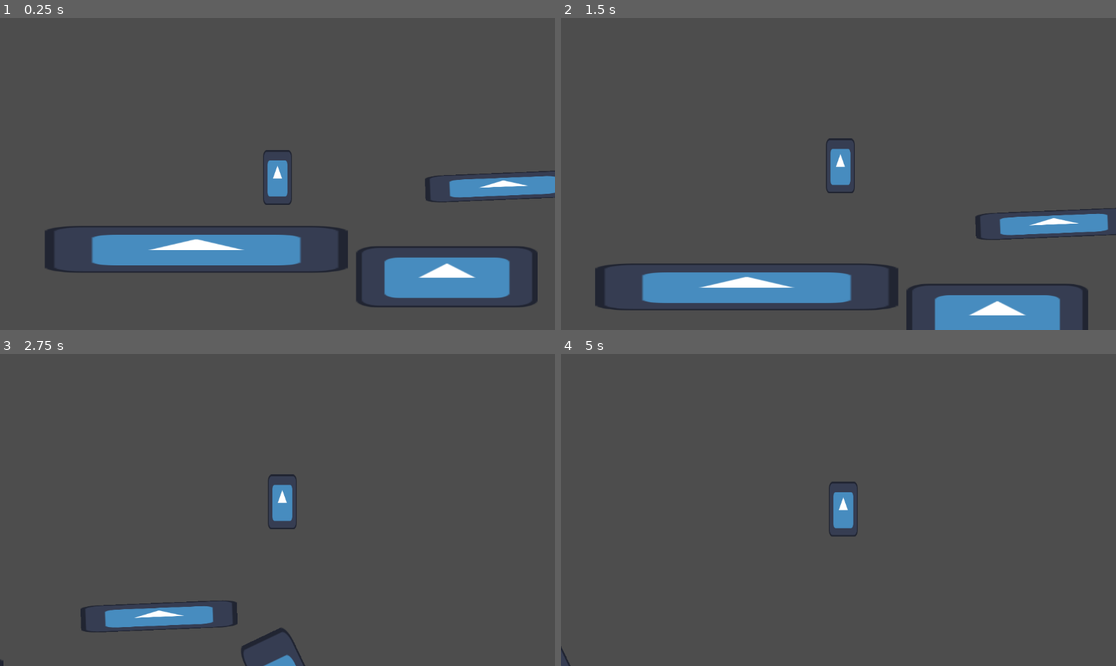
Above: before the commit, frames 1-4 (two rows, left to right).
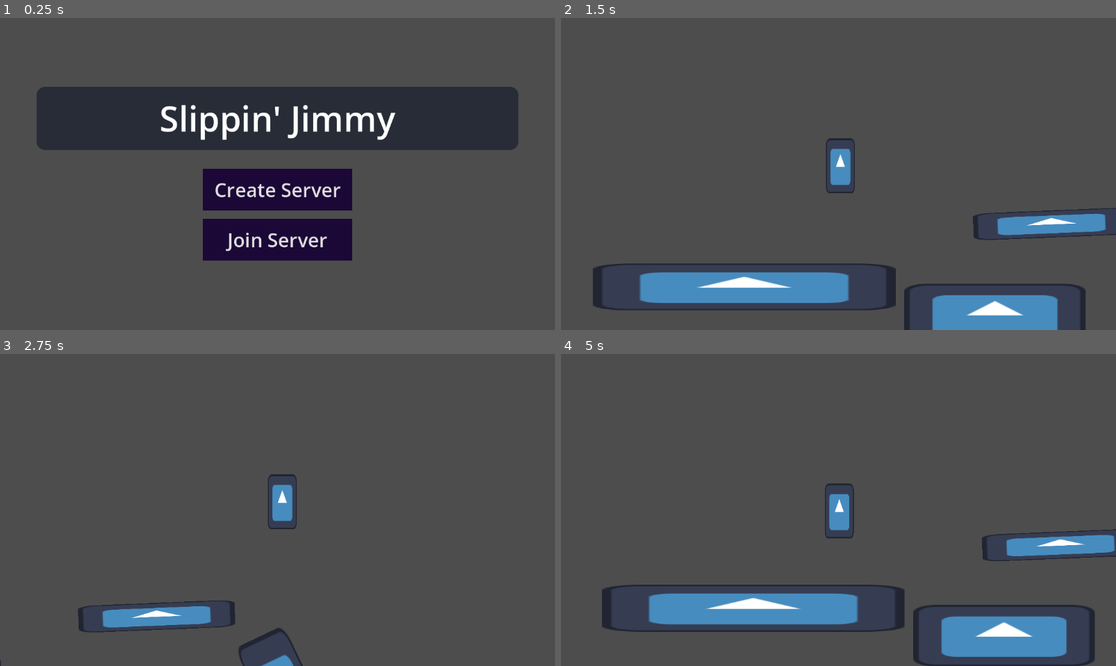
Above: after the commit, the same moments.

Repository: abnormalhare/platformer-test
Game: Godot game, scene res://menu.tscn
Two runs of this game, one before a commit and one after it. Both use one fixed random seed, a clock stepped at 60 frames per second and the inputs below. Before the commit the project starts from res://world.tscn. The engine's default icon, where the game draws it, is replaced by a stand-in: a white triangle on a blue panel in a dark square.
Inputs (mouse positions are in pixels of both pictures, inside the frame that each line leads up to):
- Up to frame 1 (0.25 s): no input
- Up to frame 2 (1.5 s): click (838, 189) at 0.5 s, where only the run after the commit has a clickable "Create Server"; tap Enter at 1.25 s; hold D (move_right) from 1.28 s (still down); tap W (jump) at 1.35 s
- Up to frame 3 (2.75 s): keep holding D (move_right); tap W (jump) at 1.52, 1.82, 2.1, 2.27, 2.57 s
- Up to frame 4 (5 s): release D (move_right) at 2.78 s; hold A (move_left) 2.78-3.53 s; tap W (jump) at 2.85, 3.6, 3.77, 4.07, 4.35, 4.52, 4.82 s; hold D (move_right) from 3.53 s (still down); tap R (reset, bound only after the commit) at 4.9 s

The runs differ from the first frame. In frame 1, 33% of the frame differs, in the area x 6-100%, y 22-93%; in frame 2, 1.0%; in frame 3, 0.4%; in frame 4, 11%.

Commit message:
Implement Death Zones and Menu

Diff:
--- /dev/null
+++ b/death_zone.tscn
@@ -0,0 +1,8 @@
+[gd_scene load_steps=2 format=3 uid="uid://djjj3yrgf6sav"]
+
+[sub_resource type="RectangleShape2D" id="RectangleShape2D_rentr"]
+
+[node name="Area2D" type="Area2D"]
+
+[node name="CollisionShape2D" type="CollisionShape2D" parent="."]
+shape = SubResource("RectangleShape2D_rentr")
--- /dev/null
+++ b/menu.gd
@@ -0,0 +1,6 @@
+extends Control
+
+
+
+func _on_create_pressed():
+	get_tree().change_scene_to_file("res://world.tscn")
--- /dev/null
+++ b/menu.tscn
@@ -0,0 +1,63 @@
+[gd_scene load_steps=3 format=3 uid="uid://duvnw6qfayepk"]
+
+[ext_resource type="Theme" uid="uid://bo5mtut0sjhmh" path="res://theme.tres" id="1_lti8b"]
+[ext_resource type="Script" uid="uid://dqsgiqc3iod6h" path="res://menu.gd" id="1_ouk20"]
+
+[node name="Control" type="Control"]
+layout_mode = 3
+anchors_preset = 15
+anchor_right = 1.0
+anchor_bottom = 1.0
+grow_horizontal = 2
+grow_vertical = 2
+script = ExtResource("1_ouk20")
+
+[node name="VBoxContainer" type="VBoxContainer" parent="."]
+layout_mode = 1
+anchors_preset = 8
+anchor_left = 0.5
+anchor_top = 0.5
+anchor_right = 0.5
+anchor_bottom = 0.5
+offset_left = -500.0
+offset_top = -250.0
+offset_right = 500.0
+offset_bottom = 250.0
+grow_horizontal = 2
+grow_vertical = 2
+alignment = 1
+
+[node name="RichTextLabel" type="RichTextLabel" parent="VBoxContainer"]
+layout_mode = 2
+theme = ExtResource("1_lti8b")
+text = "Slippin' Jimmy"
+fit_content = true
+horizontal_alignment = 1
+
+[node name="MarginContainer" type="MarginContainer" parent="VBoxContainer"]
+custom_minimum_size = Vector2(0, 31.525)
+layout_mode = 2
+
+[node name="HBoxContainer" type="HBoxContainer" parent="VBoxContainer"]
+custom_minimum_size = Vector2(0, 50)
+layout_mode = 2
+alignment = 1
+
+[node name="VBoxContainer" type="VBoxContainer" parent="VBoxContainer/HBoxContainer"]
+layout_mode = 2
+
+[node name="Create" type="Button" parent="VBoxContainer/HBoxContainer/VBoxContainer"]
+layout_mode = 2
+theme = ExtResource("1_lti8b")
+text = "Create Server"
+
+[node name="MarginContainer" type="MarginContainer" parent="VBoxContainer/HBoxContainer/VBoxContainer"]
+custom_minimum_size = Vector2(0, 9.585)
+layout_mode = 2
+
+[node name="Join" type="Button" parent="VBoxContainer/HBoxContainer/VBoxContainer"]
+layout_mode = 2
+theme = ExtResource("1_lti8b")
+text = "Join Server"
+
+[connection signal="pressed" from="VBoxContainer/HBoxContainer/VBoxContainer/Create" to="." method="_on_create_pressed"]
--- a/player.gd
+++ b/player.gd
@@ -6,13 +6,14 @@
 	RUN_SPEED_UP,
 	SLOW_DOWN,
 	SLOW_DOWN_AIR,
+	SLOPE,
 	CHANGE,
 	STOP,
 	MOVE,
 	END
 }
 
-var accelx_timer: int = 0;
+var accelx_timer: float = 0.0;
 var accelx_state: AccelState = AccelState.NONE;
 var prev_dirx: float = 0.0;
 
@@ -29,6 +30,16 @@
 var to_jump: bool = false;
 
 const MAX_XVEL := 600.0;
+
+func reset():
+	velocity.x = 0.0;
+	velocity.y = 0.0;
+	accelx = 0.0;
+	accely = 0.0;
+	prev_dirx = 0.0;
+	accelx_state = AccelState.NONE;
+	to_jump = false;
+	accelx_timer = 0;
 
 func process_x(delta):
 	var dirx: float = 0.0;
@@ -91,6 +102,7 @@
 		AccelState.RUN_SPEED_UP:  ax = 50.0;
 		AccelState.SLOW_DOWN:     ax = 5.0;
 		AccelState.SLOW_DOWN_AIR: ax = 0.5;
+		AccelState.SLOPE:         ax = 0.0;
 		AccelState.CHANGE:        ax = 10.0;
 		AccelState.STOP:          ax = 20.0;
 		AccelState.MOVE:          ax = 0.0;
@@ -107,7 +119,6 @@
 	var ay: float = 0.0;
 
 	if is_on_floor():
-
 		if Input.is_action_just_pressed("jump") or to_jump == true:
 			var did_imm_jump := to_jump;
 			to_jump = false;
@@ -119,10 +130,12 @@
 				var angle := slope.get_angle();
 
 				if slope.get_normal().x > 0:
-					accelx -= ay * sin(angle);
+					accelx -= ay * sin(angle) * 0.8;
 				else:
 					accelx += ay * sin(angle);
 				ay = ay * cos(angle);
+				accelx_state = AccelState.SLOPE;
+				accelx_timer = 0.5;
 	else:
 		if Input.is_action_just_pressed("jump"):
 			to_jump = true;
@@ -148,6 +161,11 @@
 
 	velocity.x = 0 if accelx_state == AccelState.END else velocity.x;
 
+	if accelx_state == AccelState.SLOPE:
+		accelx_timer -= delta;
+		if accelx_timer <= 0.0:
+			accelx_state = AccelState.STOP;
+
 	print(velocity.x, ", ", velocity.y)
 
 	move_and_slide();
--- a/project.godot
+++ b/project.godot
@@ -11,7 +11,7 @@
 [application]
 
 config/name="platformertest"
-run/main_scene="uid://dk8ju062r6c5o"
+run/main_scene="uid://duvnw6qfayepk"
 config/features=PackedStringArray("4.4", "Forward Plus")
 config/icon="res://icon.svg"
 
@@ -62,3 +62,8 @@
 , Object(InputEventKey,"resource_local_to_scene":false,"resource_name":"","device":-1,"window_id":0,"alt_pressed":false …(186 unchanged characters)…
 ]
 }
+reset={
+"deadzone": 0.2,
+"events": [Object(InputEventKey,"resource_local_to_scene":false,"resource_name":"","device":-1,"window_id":0,"alt_pressed":false,"shift_pressed":false,"ctrl_pressed":false,"meta_pressed":false,"pressed":false,"keycode":0,"physical_keycode":82,"key_label":0,"unicode":114,"location":0,"echo":false,"script":null)
+]
+}
--- /dev/null
+++ b/theme.tres
@@ -0,0 +1,27 @@
+[gd_resource type="Theme" load_steps=3 format=3 uid="uid://bo5mtut0sjhmh"]
+
+[sub_resource type="StyleBoxFlat" id="StyleBoxFlat_vsb4k"]
+bg_color = Color(0.105966, 0.0313604, 0.21602, 1)
+border_width_left = 24
+border_width_top = 16
+border_width_right = 24
+border_width_bottom = 16
+border_color = Color(0.105882, 0.0313726, 0.215686, 1)
+
+[sub_resource type="StyleBoxFlat" id="StyleBoxFlat_wvktn"]
+bg_color = Color(0.154721, 0.174465, 0.215302, 1)
+border_width_top = 16
+border_width_bottom = 16
+border_color = Color(0.152941, 0.172549, 0.215686, 1)
+corner_radius_top_left = 16
+corner_radius_top_right = 16
+corner_radius_bottom_right = 16
+corner_radius_bottom_left = 16
+
+[resource]
+Button/font_sizes/font_size = 40
+Button/styles/normal = SubResource("StyleBoxFlat_vsb4k")
+Label/font_sizes/font_size = 31
+Label/styles/normal = null
+RichTextLabel/font_sizes/normal_font_size = 72
+RichTextLabel/styles/normal = SubResource("StyleBoxFlat_wvktn")
--- a/world.gd
+++ b/world.gd
@@ -1,7 +1,21 @@
 extends Node
 
+func reset():
+	$Player.position = $StartPos.position;
+	$Player.reset();
+
 func _ready():
-	$Player.position = $StartPos.position;
+	reset();
 
 func _process(delta):
 	$Camera2D.offset = $Player.position;
+
+	if Input.is_action_just_pressed("reset"):
+		reset();
+
+	for death_zone in $DeathZones.get_children():
+		if type_string(typeof(death_zone)) != "Area2D":
+			continue;
+
+func _on_zone_001_body_entered(body):
+	reset();
--- a/world.tscn
+++ b/world.tscn
@@ -1,9 +1,10 @@
-[gd_scene load_steps=5 format=3 uid="uid://dk8ju062r6c5o"]
+[gd_scene load_steps=6 format=3 uid="uid://dk8ju062r6c5o"]
 
 [ext_resource type="PackedScene" uid="uid://bnr57ylhi3a1d" path="res://player.tscn" id="1_fj7yv"]
 [ext_resource type="Script" uid="uid://cgdsfqxydvhaj" path="res://world.gd" id="1_tlwt5"]
 [ext_resource type="PackedScene" uid="uid://c26akcdk8cous" path="res://MainCamera.tscn" id="2_aqk2v"]
 [ext_resource type="PackedScene" uid="uid://ci6ystotc7tk0" path="res://block.tscn" id="3_tlwt5"]
+[ext_resource type="PackedScene" uid="uid://djjj3yrgf6sav" path="res://death_zone.tscn" id="5_036b0"]
 
 [node name="World" type="Node"]
 script = ExtResource("1_tlwt5")
@@ -11,16 +12,17 @@
 [node name="Camera2D" parent="." instance=ExtResource("2_aqk2v")]
 
 [node name="StartPos" type="Marker2D" parent="."]
-position = Vector2(96, 238)
+position = Vector2(101, 238)
+scale = Vector2(1.38835, 0.918131)
 
 [node name="Player" parent="." instance=ExtResource("1_fj7yv")]
 position = Vector2(42, -64)
 scale = Vector2(3, 3)
-floor_max_angle = 2.33874
+floor_max_angle = 1.41372
 floor_snap_length = 5.5
 
 [node name="Player2" parent="." instance=ExtResource("1_fj7yv")]
-position = Vector2(220, 1096)
+position = Vector2(655, -748)
 scale = Vector2(3, 3)
 script = null
 
@@ -34,6 +36,35 @@
 position = Vector2(450, 504)
 scale = Vector2(4.33523, 1.4846)
 
+[node name="plat003" parent="Platforms" instance=ExtResource("3_tlwt5")]
+position = Vector2(2504, 2014)
+rotation = -3.14159
+scale = Vector2(26.9324, -2.55105)
+
+[node name="plat004" parent="Platforms" instance=ExtResource("3_tlwt5")]
+position = Vector2(4847, 2014)
+rotation = -3.14159
+scale = Vector2(26.9324, -2.55105)
+
+[node name="plat005" parent="Platforms" instance=ExtResource("3_tlwt5")]
+position = Vector2(7190, 2014)
+rotation = -3.14159
+scale = Vector2(26.9324, -2.55105)
+
+[node name="plat006" parent="Platforms" instance=ExtResource("3_tlwt5")]
+position = Vector2(1402, 1753)
+scale = Vector2(7.2266, 1.13293)
+
+[node name="plat007" parent="Platforms" instance=ExtResource("3_tlwt5")]
+position = Vector2(2152, 1637)
+rotation = -0.196315
+scale = Vector2(7.2266, 1.13293)
+
+[node name="plat008" parent="Platforms" instance=ExtResource("3_tlwt5")]
+position = Vector2(1774, 1401)
+rotation = 0.102524
+scale = Vector2(7.2266, 1.13293)
+
 [node name="plat009" parent="Platforms" instance=ExtResource("3_tlwt5")]
 position = Vector2(567, 316)
 rotation = -0.0407085
@@ -44,29 +75,41 @@
 rotation = -0.444991
 scale = Vector2(-1.29235, 3.50977)
 
-[node name="plat003" parent="Platforms" instance=ExtResource("3_tlwt5")]
-position = Vector2(2504, 2014)
-scale = Vector2(-26.9324, 2.55105)
-
-[node name="plat004" parent="Platforms" instance=ExtResource("3_tlwt5")]
-position = Vector2(4847, 2014)
-scale = Vector2(-26.9324, 2.55105)
-
-[node name="plat005" parent="Platforms" instance=ExtResource("3_tlwt5")]
-position = Vector2(7190, 2014)
-scale = Vector2(-26.9324, 2.55105)
-
 [node name="plat011" parent="Platforms" instance=ExtResource("3_tlwt5")]
 position = Vector2(1887, 897)
 rotation = -0.938361
 scale = Vector2(-1.29235, 3.50977)
 
 [node name="plat012" parent="Platforms" instance=ExtResource("3_tlwt5")]
-position = Vector2(2850, 1210)
-rotation = -1.03661
+position = Vector2(8077, 1583)
+rotation = 0.592958
 scale = Vector2(-1.29235, 3.50977)
 
 [node name="plat013" parent="Platforms" instance=ExtResource("3_tlwt5")]
 position = Vector2(1047, 718)
 rotation = -0.0407085
 scale = Vector2(3.73613, 0.653386)
+
+[node name="plat014" parent="Platforms" instance=ExtResource("3_tlwt5")]
+position = Vector2(7335, 1737)
+rotation = 1.12049
+scale = Vector2(-1.29235, 3.50977)
+
+[node name="plat015" parent="Platforms" instance=ExtResource("3_tlwt5")]
+position = Vector2(2902, 1330)
+scale = Vector2(6.18834, 8.37588)
+
+[node name="plat016" parent="Platforms" instance=ExtResource("3_tlwt5")]
+position = Vector2(1213, 1146)
+rotation = 0.718243
+scale = Vector2(7.89378, 1.12751)
+
+[node name="DeathZones" type="Node" parent="."]
+
+[node name="zone001" parent="DeathZones" instance=ExtResource("5_036b0")]
+position = Vector2(-349, 1730)
+rotation = 2.19353
+scale = Vector2(-27.7517, -150.347)
+
+[connection signal="area_entered" from="DeathZones/zone001" to="." method="_on_zone_001_area_entered"]
+[connection signal="body_entered" from="DeathZones/zone001" to="." method="_on_zone_001_body_entered"]
Not shown, added: menu.gd.uid
